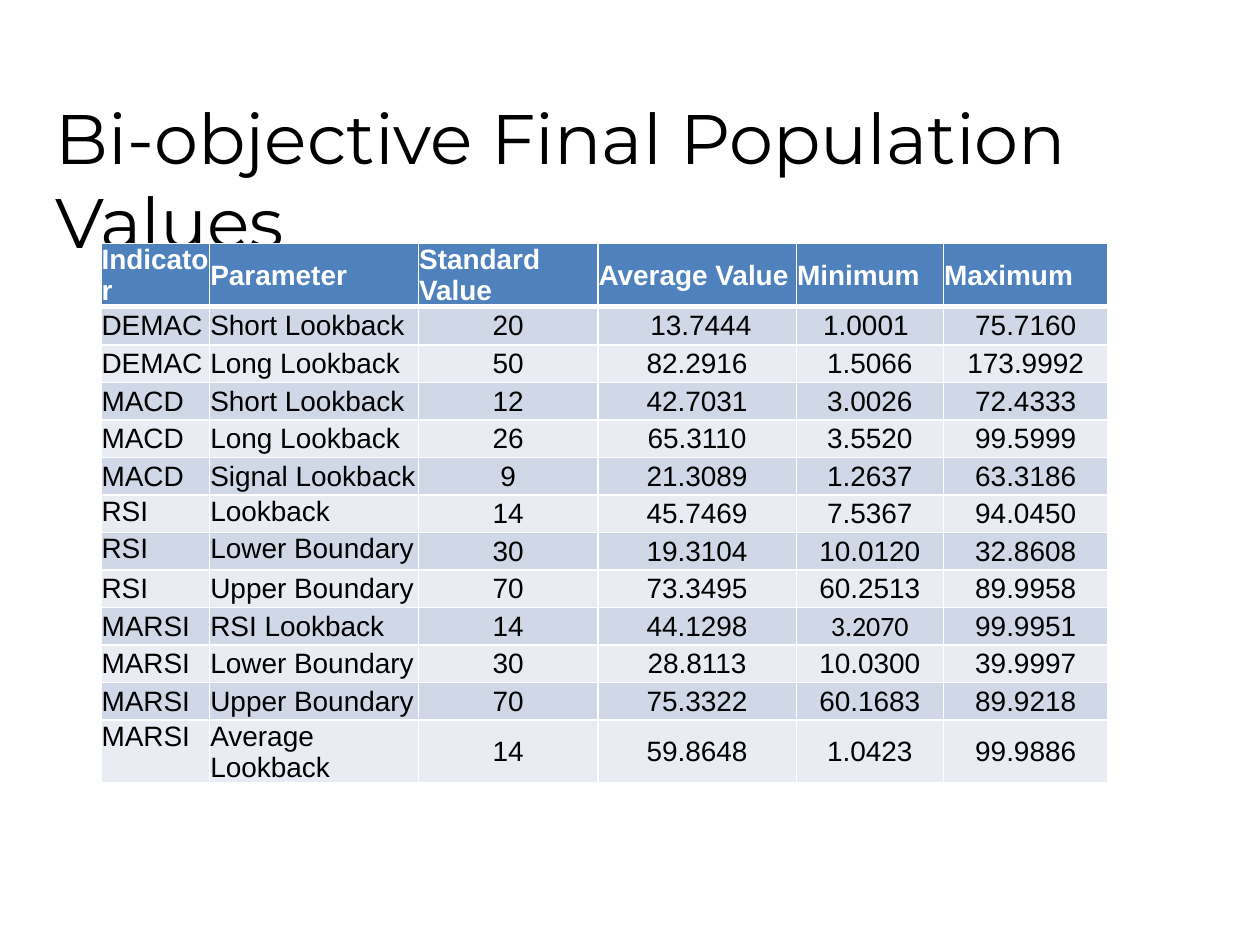
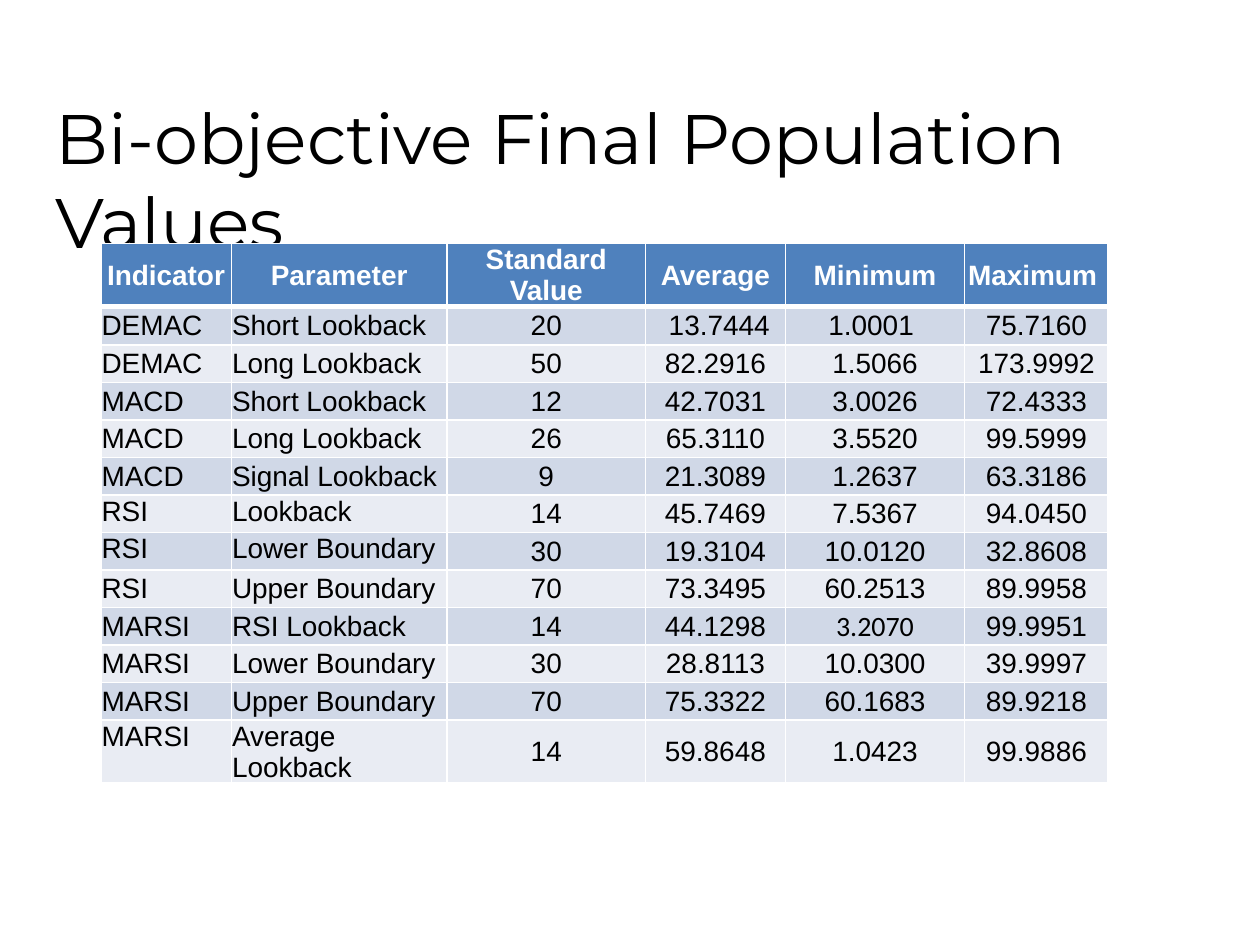
Before and after one commit to fhh23/Evolving-Stock-Market-Indicators-Using-Multi-Objective-Genetic-Algorithms, a slide deck: slide 23 of CSE848_Hormasji_Reiff_ProjectPresentation.pptx. Drawn at 1260x945 pixels with LibreOffice and Linux fonts; fonts in the diff are those of the drawing; background and template pictures are left out. Boxes give left, top, right and bottom in pixels: in the first picture for what was removed or moved away, otherwise in the second. Text is boxed around its words. In the diff, an @@ line names an element or a change of style, - is before the commit and + after.

```diff
--- a/CSE848_Hormasji_Reiff_ProjectPresentation.pptx
+++ b/CSE848_Hormasji_Reiff_ProjectPresentation.pptx
@@ table at <box>101,243,1109,782</box> @@
-row 1, column 4: Average Value
+row 1, column 4: Average
@@ alignment left to centre @@
```
Also in this commit, not shown: 10 other slides changed, 3 slides added, 1 slide removed, 3 other files.
